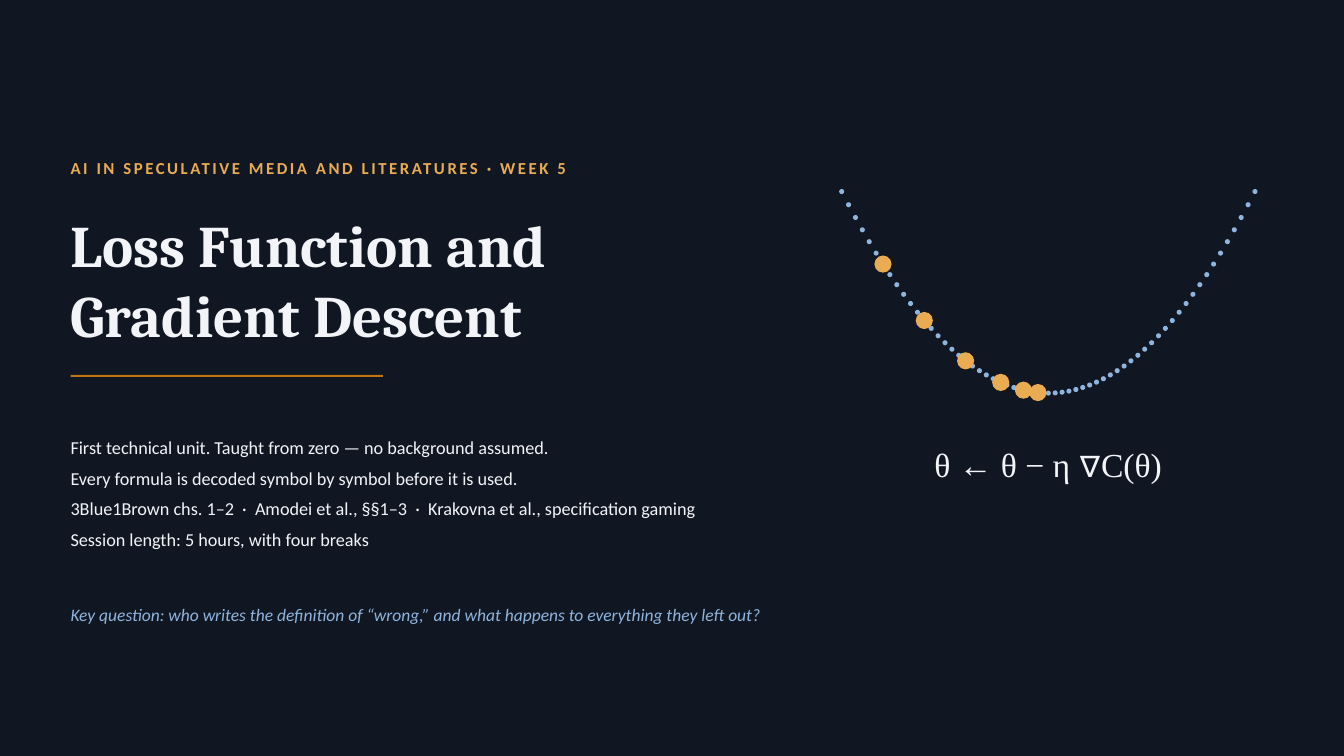
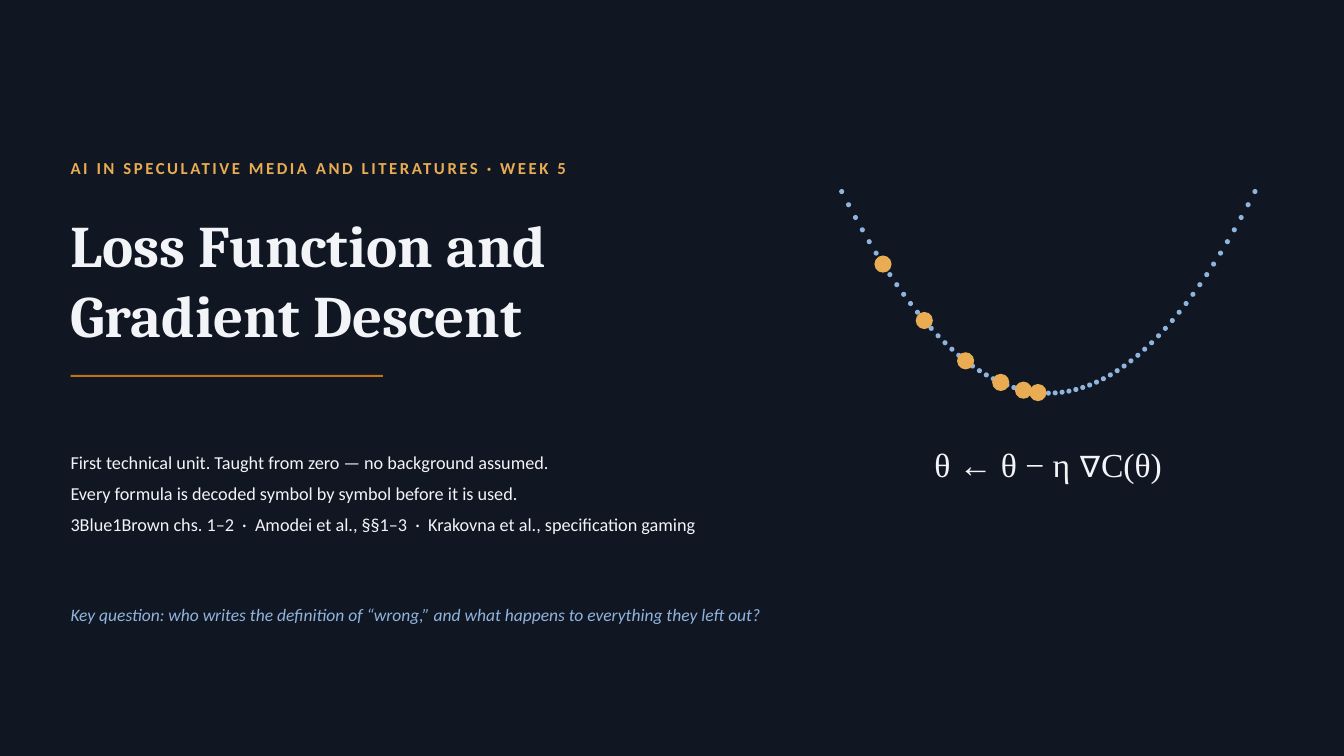
Before and after one commit to lindagaw/lindagaw.github.io, a slide deck: slide 1 of courses/COLL150-Fall26/Slides/Unit 5 - Loss Function Gradient and Descent.pptx. Drawn at 1344x756 pixels with LibreOffice and Linux fonts; fonts in the diff are those of the drawing. Boxes give left, top, right and bottom in pixels: in the first picture for what was removed or moved away, otherwise in the second. Text is boxed around its words. In the diff, an @@ line names an element or a change of style, - is before the commit and + after.

```diff
--- a/courses/COLL150-Fall26/Slides/Unit 5 - Loss Function Gradient and Descent.pptx
+++ b/courses/COLL150-Fall26/Slides/Unit 5 - Loss Function Gradient and Descent.pptx
@@ text at [71, 533, 369, 549]: paragraph removed @@
-Session length: 5 hours, with four breaks
```
Also in this commit, not shown: 9 other slides changed, 6 other files.
